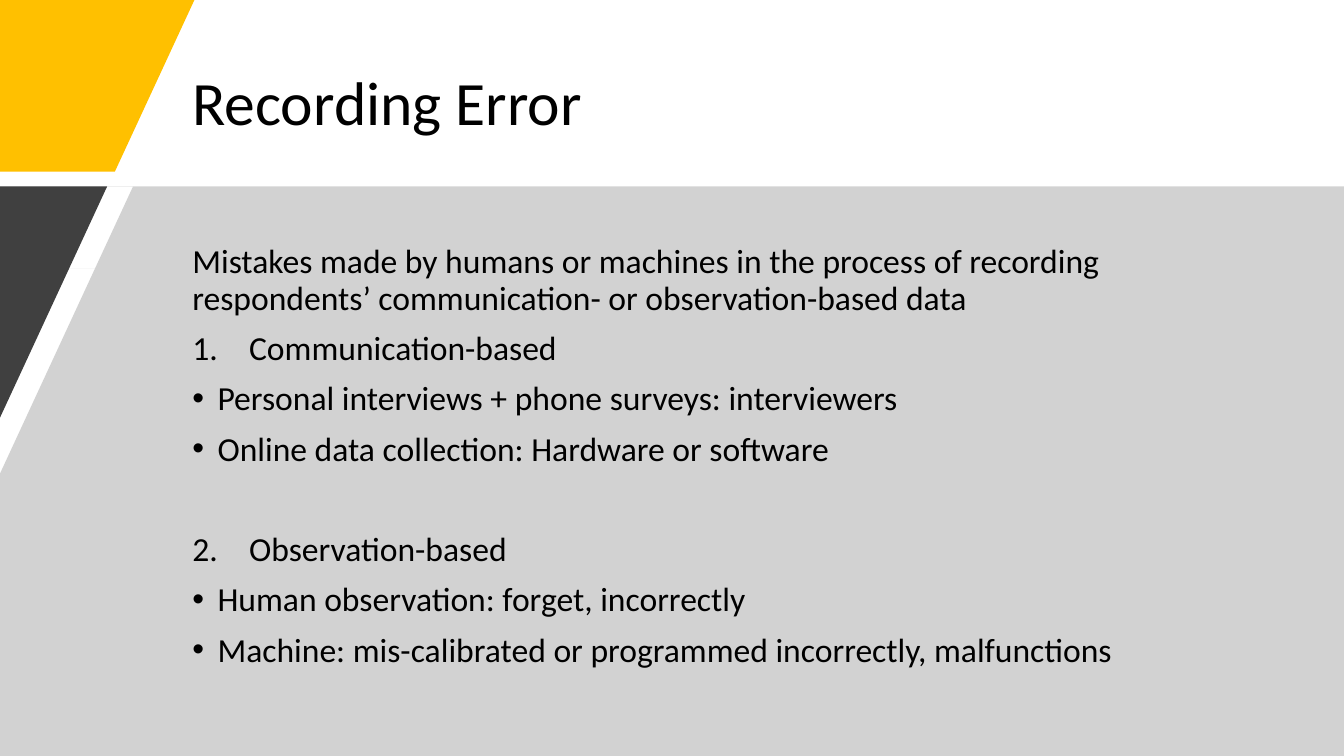
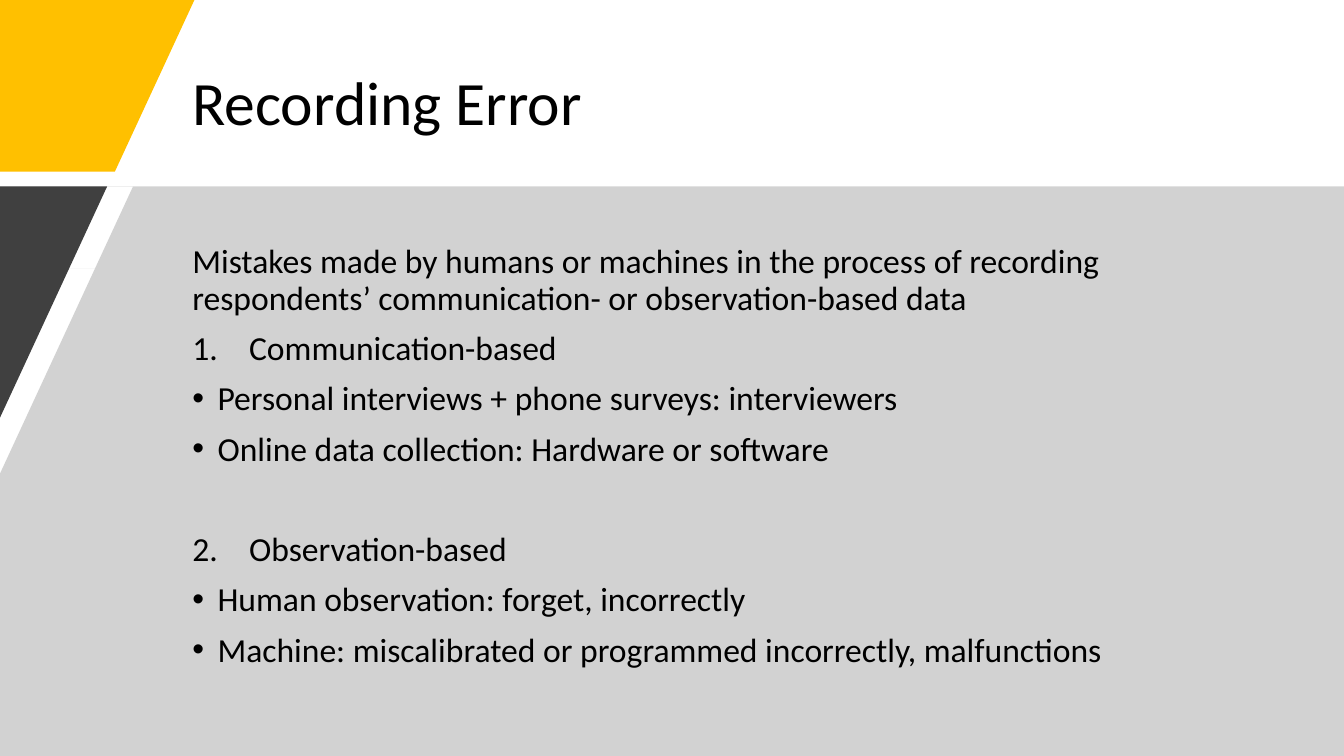
Before and after one commit to mikenguyen13/mar4050_S23_1, a slide deck: slide 21 of lectures/7/Developing the sampling plan.pptx. Drawn at 1344x756 pixels with LibreOffice and Linux fonts; fonts in the diff are those of the drawing. Boxes give left, top, right and bottom in pixels: in the first picture for what was removed or moved away, otherwise in the second. Text is boxed around its words. In the diff, an @@ line names an element or a change of style, - is before the commit and + after.

```diff
--- a/lectures/7/Developing the sampling plan.pptx
+++ b/lectures/7/Developing the sampling plan.pptx
@@ text at box(218, 638, 1102, 668): text changed @@
-• Machine: mis-calibrated or programmed incorrectly, malfunctions
+• Machine: miscalibrated or programmed incorrectly, malfunctions
```
Also in this commit, not shown: 5 other slides changed, 1 other file.
